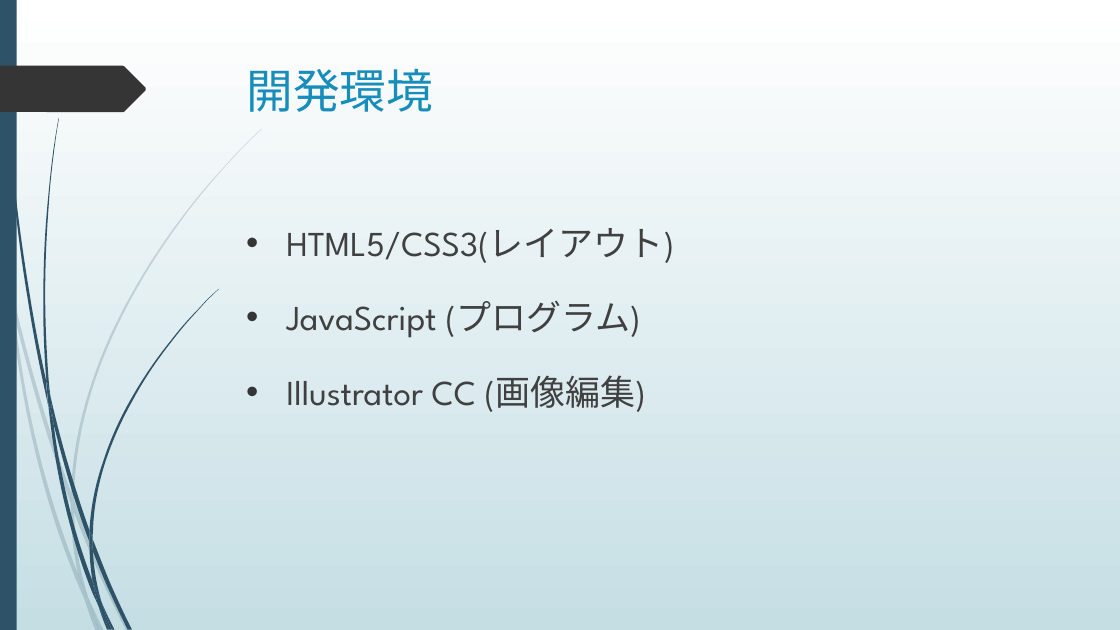
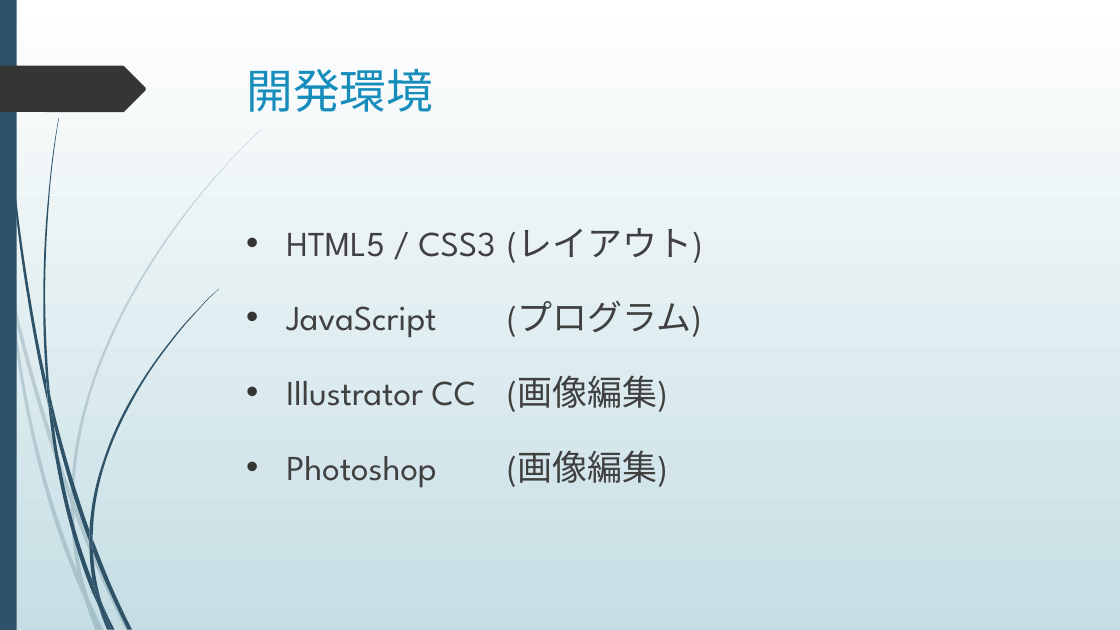
Before and after one commit to kistFteam/Conversation, a slide deck: slide 4 of パワーポイント.pptx. Drawn at 1120x630 pixels with LibreOffice and Linux fonts; fonts in the diff are those of the drawing. Boxes give left, top, right and bottom in pixels: in the first picture for what was removed or moved away, otherwise in the second. Text is boxed around its words. In the diff, an @@ line names an element or a change of style, - is before the commit and + after.

```diff
--- a/パワーポイント.pptx
+++ b/パワーポイント.pptx
@@ text at bbox=[286, 228, 703, 263]: spaces changed @@
-• HTML5/CSS3(レイアウト)
+• HTML5 / CSS3 (レイアウト)
@@ text at bbox=[286, 450, 668, 488]: paragraph added @@
+• Photoshop (画像編集)
```
Also in this commit, not shown: 5 other slides changed, 1 slide removed, 14 other files.
